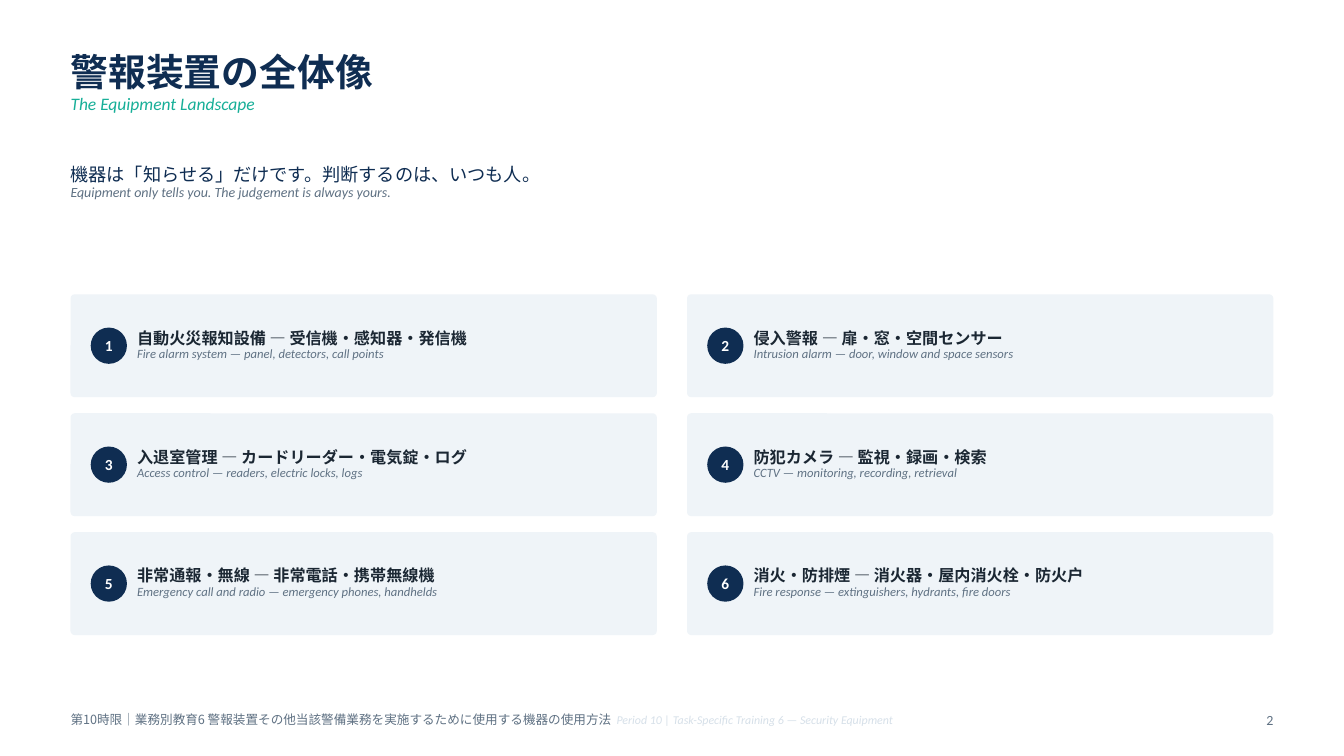
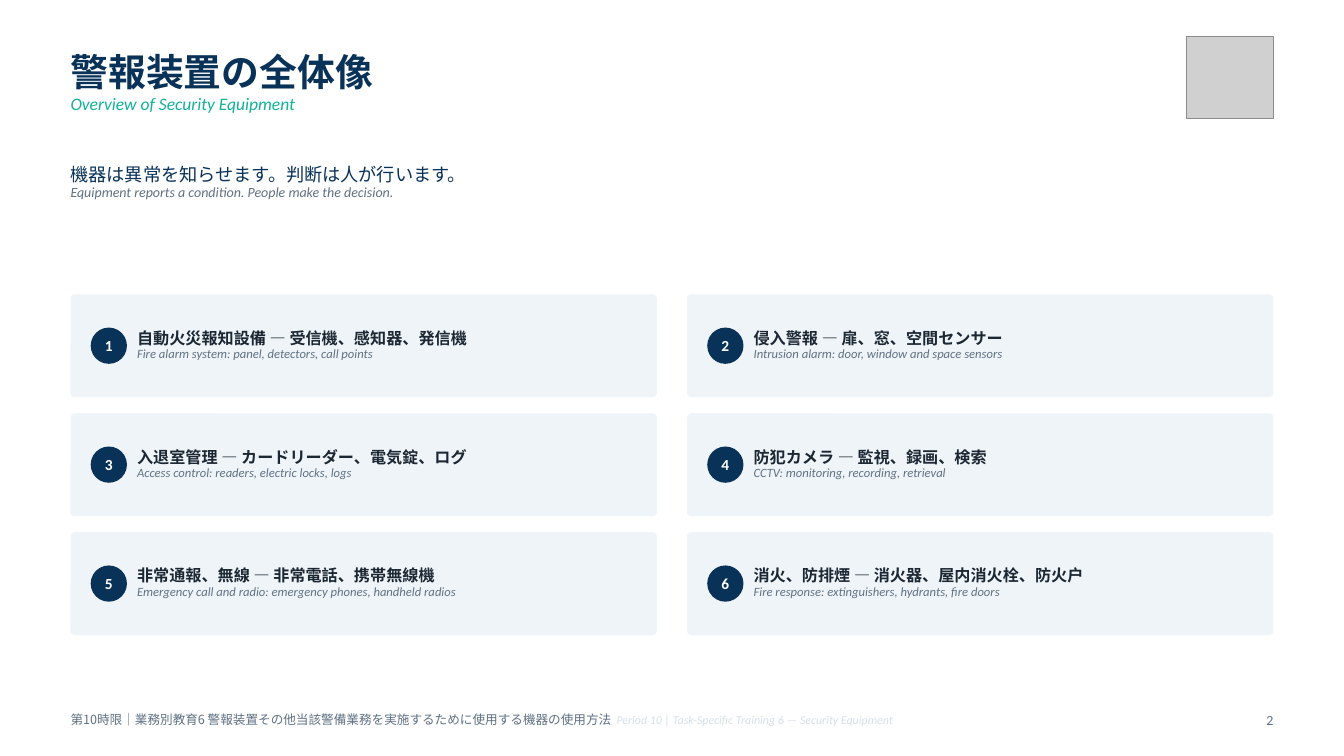
Before and after one commit to hrsmhiroshi-cpu/Training-, a slide deck: slide 2 of decks/06_10限_機器と総括.pptx. Drawn at 1344x756 pixels with LibreOffice and Linux fonts; fonts in the diff are those of the drawing; grey boxes stand for pictures. Boxes give left, top, right and bottom in pixels: in the first picture for what was removed or moved away, otherwise in the second. Text is boxed around its words. In the diff, an @@ line names an element or a change of style, - is before the commit and + after.

```diff
--- a/decks/06_10限_機器と総括.pptx
+++ b/decks/06_10限_機器と総括.pptx
@@ picture added at (x1=1187, y1=36, x2=1273, y2=118) @@
@@ text at (x1=71, y1=98, x2=295, y2=113): text changed; text colour #17AF98 to #12B198 @@
-The Equipment Landscape
+Overview of Security Equipment
@@ text at (x1=71, y1=165, x2=466, y2=200): text changed @@
-機器は「知らせる」だけです。判断するのは、いつも人。
-Equipment only tells you. The judgement is always yours.
+機器は異常を知らせます。判断は人が行います。
+Equipment reports a condition. People make the decision.
@@ text at (x1=137, y1=330, x2=467, y2=360): text changed @@
-自動火災報知設備 ― 受信機・感知器・発信機
-Fire alarm system — panel, detectors, call points
+自動火災報知設備 ― 受信機、感知器、発信機
+Fire alarm system: panel, detectors, call points
@@ text at (x1=754, y1=330, x2=1003, y2=360): text changed @@
-侵入警報 ― 扉・窓・空間センサー
-Intrusion alarm — door, window and space sensors
+侵入警報 ― 扉、窓、空間センサー
+Intrusion alarm: door, window and space sensors
@@ text at (x1=137, y1=449, x2=467, y2=479): text changed @@
-入退室管理 ― カードリーダー・電気錠・ログ
-Access control — readers, electric locks, logs
+入退室管理 ― カードリーダー、電気錠、ログ
+Access control: readers, electric locks, logs
@@ text at (x1=754, y1=449, x2=987, y2=479): text changed @@
-防犯カメラ ― 監視・録画・検索
-CCTV — monitoring, recording, retrieval
+防犯カメラ ― 監視、録画、検索
+CCTV: monitoring, recording, retrieval
@@ text at (x1=137, y1=567, x2=456, y2=598): text changed @@
-非常通報・無線 ― 非常電話・携帯無線機
-Emergency call and radio — emergency phones, handhelds
+非常通報、無線 ― 非常電話、携帯無線機
+Emergency call and radio: emergency phones, handheld radios
@@ text at (x1=754, y1=567, x2=1084, y2=598): text changed @@
-消火・防排煙 ― 消火器・屋内消火栓・防火戸
-Fire response — extinguishers, hydrants, fire doors
+消火、防排煙 ― 消火器、屋内消火栓、防火戸
+Fire response: extinguishers, hydrants, fire doors
```
Also in this commit, not shown: 10 other slides changed, 16 other files.
